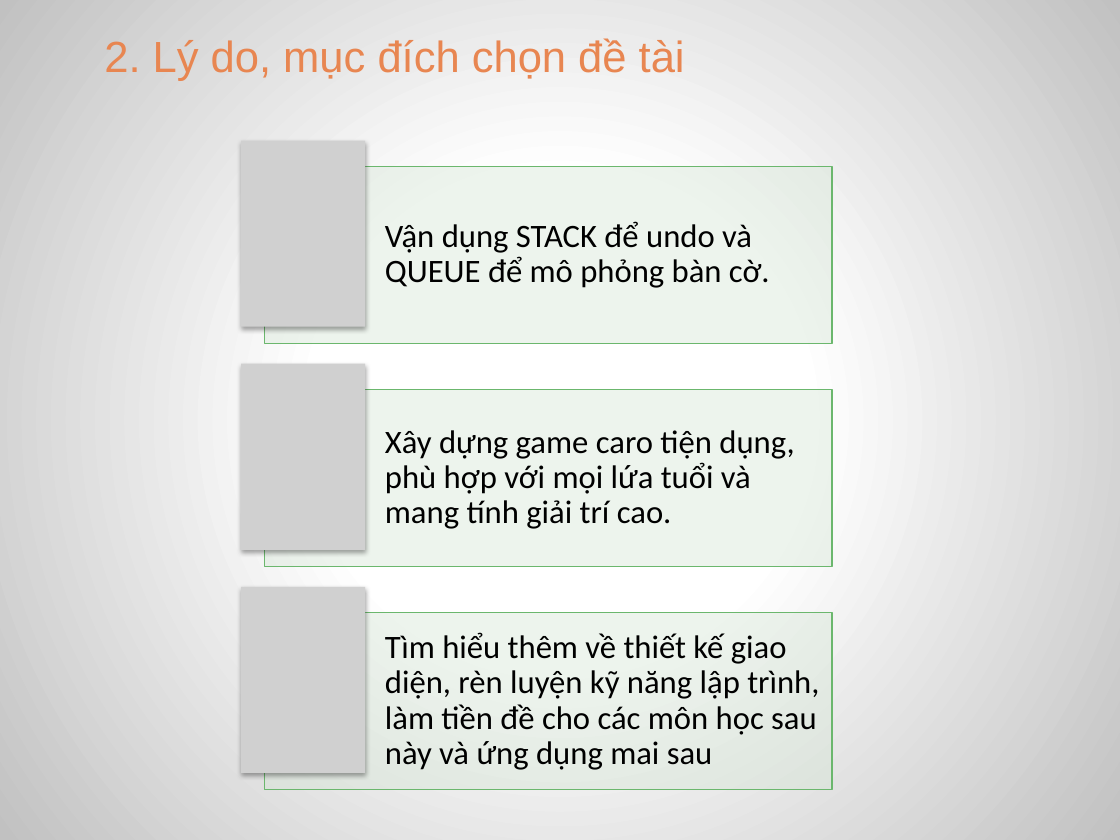
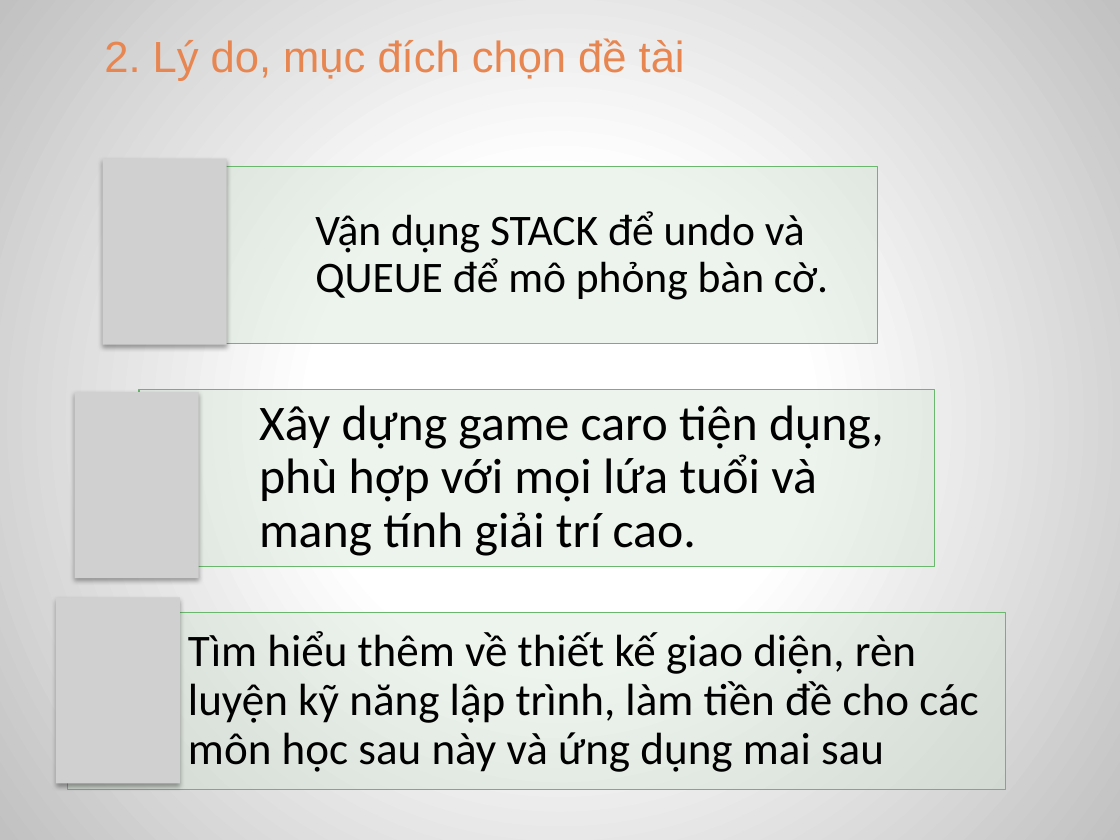
Before and after one commit to MrXiX/CARO-2-NGUOI, a slide deck: slide 5 of doancarohki1819.pptx. Drawn at 1120x840 pixels with LibreOffice and Linux fonts; fonts in the diff are those of the drawing; grey boxes stand for pictures. Boxes give left, top, right and bottom in pixels: in the first picture for what was removed or moved away, otherwise in the second. Text is boxed around its words. In the diff, an @@ line names an element or a change of style, - is before the commit and + after.

Commit message:
Update powerpoint

```diff
--- a/doancarohki1819.pptx
+++ b/doancarohki1819.pptx
@@ picture removed at (x1=241, y1=140, x2=365, y2=326) @@
@@ picture added at (x1=103, y1=159, x2=227, y2=345) @@
@@ text "Vận dụng STACK để undo ..." moved from (x1=385, y1=221, x2=770, y2=288) to (x1=315, y1=211, x2=828, y2=300) @@
@@ text "Vận dụng STACK để undo ..." at (x1=315, y1=211, x2=828, y2=300): size 21 to 28 pt; more space between paragraphs @@
@@ rectangle resized from (x1=264, y1=166, x2=831, y2=343) to (x1=195, y1=166, x2=877, y2=343) @@
@@ picture removed at (x1=241, y1=364, x2=365, y2=550) @@
@@ picture added at (x1=75, y1=392, x2=199, y2=578) @@
@@ text "Xây dựng game caro tiện ..." moved from (x1=385, y1=430, x2=794, y2=529) to (x1=259, y1=405, x2=884, y2=556) @@
@@ text "Xây dựng game caro tiện ..." at (x1=259, y1=405, x2=884, y2=556): size 21 to 32 pt; more space between paragraphs @@
@@ rectangle resized from (x1=264, y1=390, x2=831, y2=567) to (x1=139, y1=390, x2=934, y2=567) @@
@@ picture added at (x1=56, y1=597, x2=180, y2=783) @@
@@ picture removed at (x1=241, y1=587, x2=365, y2=773) @@
@@ text "Tìm hiểu thêm về thiết ..." moved from (x1=385, y1=632, x2=819, y2=770) to (x1=188, y1=631, x2=978, y2=772) @@
@@ text "Tìm hiểu thêm về thiết ..." at (x1=188, y1=631, x2=978, y2=772): size 21 to 29 pt; more space between paragraphs @@
@@ rectangle resized from (x1=264, y1=613, x2=831, y2=790) to (x1=68, y1=613, x2=1006, y2=790) @@
```
Also in this commit, not shown: 4 other slides changed.
